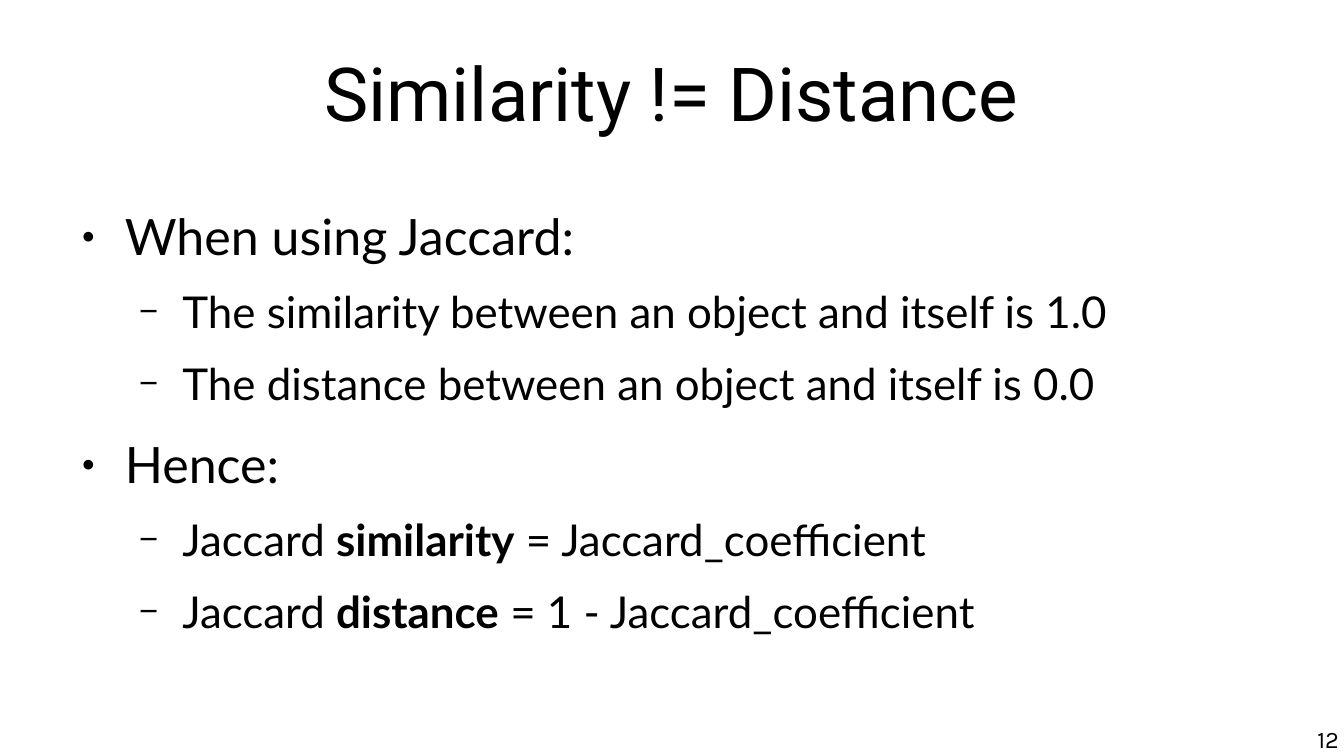
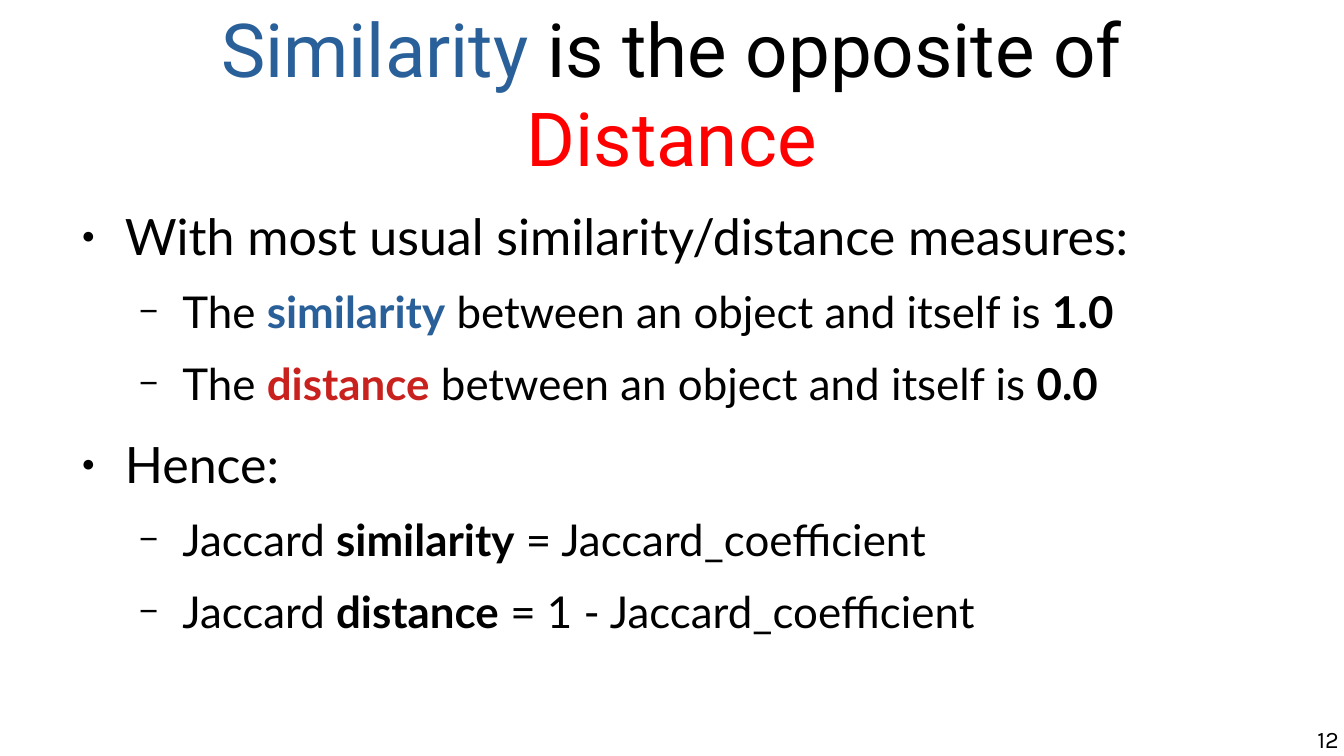
Before and after one commit to marco-calautti/data-mining-course, a slide deck: slide 12 of theory/odp/tt07_sim_beyond_numerical.odp. Drawn at 1344x756 pixels with LibreOffice and Linux fonts; fonts in the diff are those of the drawing. Boxes give left, top, right and bottom in pixels: in the first picture for what was removed or moved away, otherwise in the second. Text is boxed around its words. In the diff, an @@ line names an element or a change of style, - is before the commit and + after.

```diff
--- a/theory/odp/tt07_sim_beyond_numerical.odp
+++ b/theory/odp/tt07_sim_beyond_numerical.odp
@@ title at <box>221,20,1121,167</box>: text changed @@
-Similarity != Distance
+Similarity is the opposite of Distance
@@ text at <box>125,218,1128,264</box>: text changed @@
-● When using Jaccard:
+● With most usual similarity/distance measures:
@@ text at <box>182,295,1113,408</box>: text colour #000000 to #2A6099 in "similarity"; bold on in "similarity 1.0", "distance 0.0"; text colour #000000 to #C9211E in "distance" @@
```
Also in this commit, not shown: 21 other slides changed, 6 other files.
